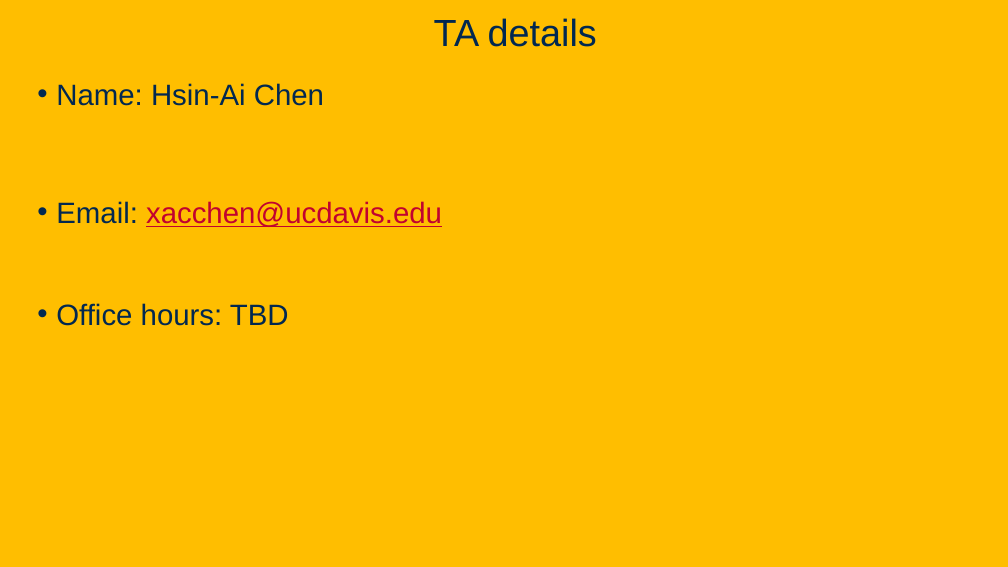
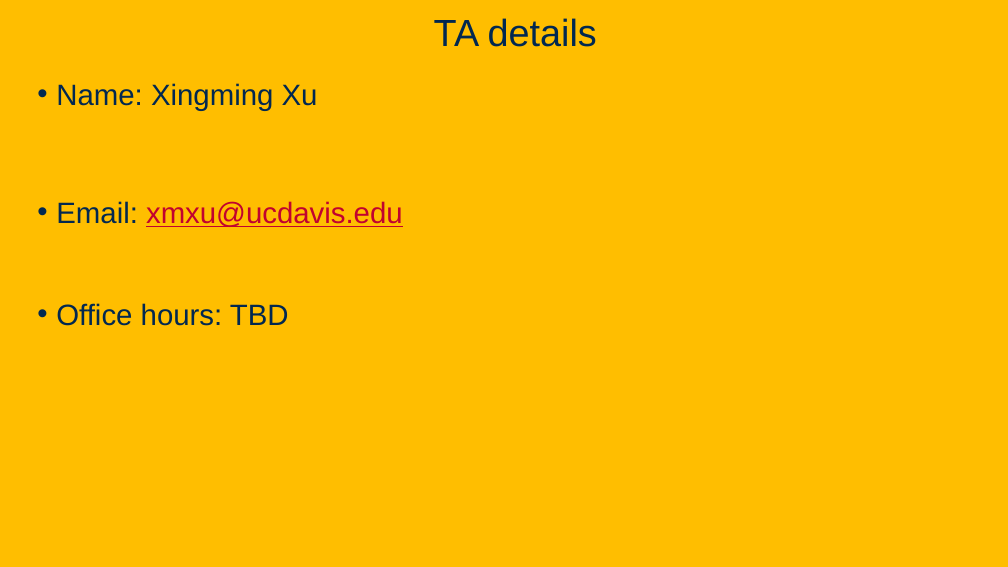
Before and after one commit to davsec-teaching/ecs160-f25, a slide deck: slide 3 of slides/1_logistics_and_course_introduction.pptx. Drawn at 1008x567 pixels with LibreOffice and Linux fonts; fonts in the diff are those of the drawing; background and template pictures are left out. Boxes give left, top, right and bottom in pixels: in the first picture for what was removed or moved away, otherwise in the second. Text is boxed around its words. In the diff, an @@ line names an element or a change of style, - is before the commit and + after.

```diff
--- a/slides/1_logistics_and_course_introduction.pptx
+++ b/slides/1_logistics_and_course_introduction.pptx
@@ text at (x1=56, y1=83, x2=403, y2=227): text changed @@
-• Name: Hsin-Ai Chen
-• Email: xacchen@ucdavis.edu
+• Name: Xingming Xu
+• Email: xmxu@ucdavis.edu
```
Also in this commit, not shown: 10 other slides changed, 12 slides added.
